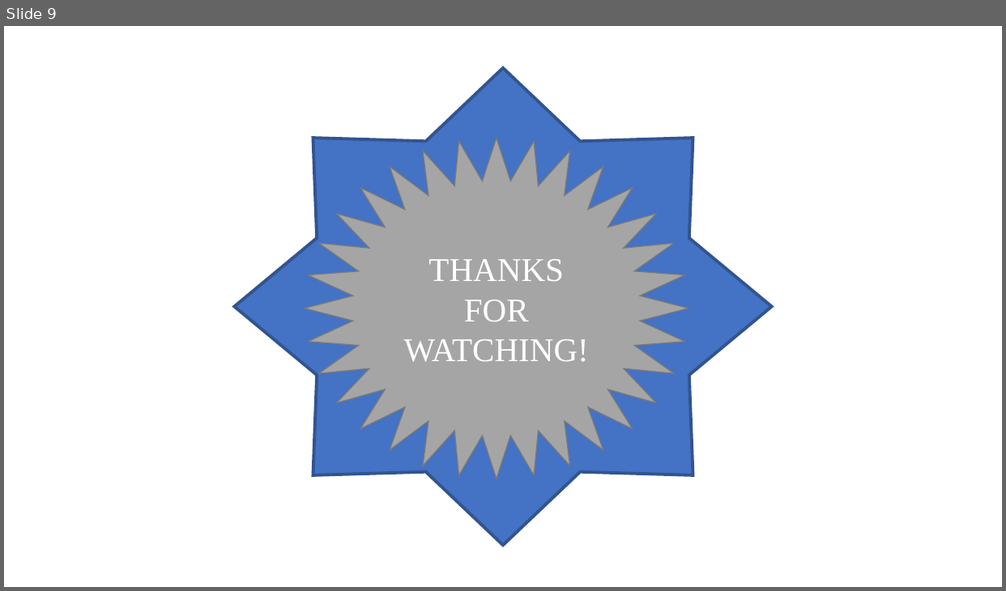
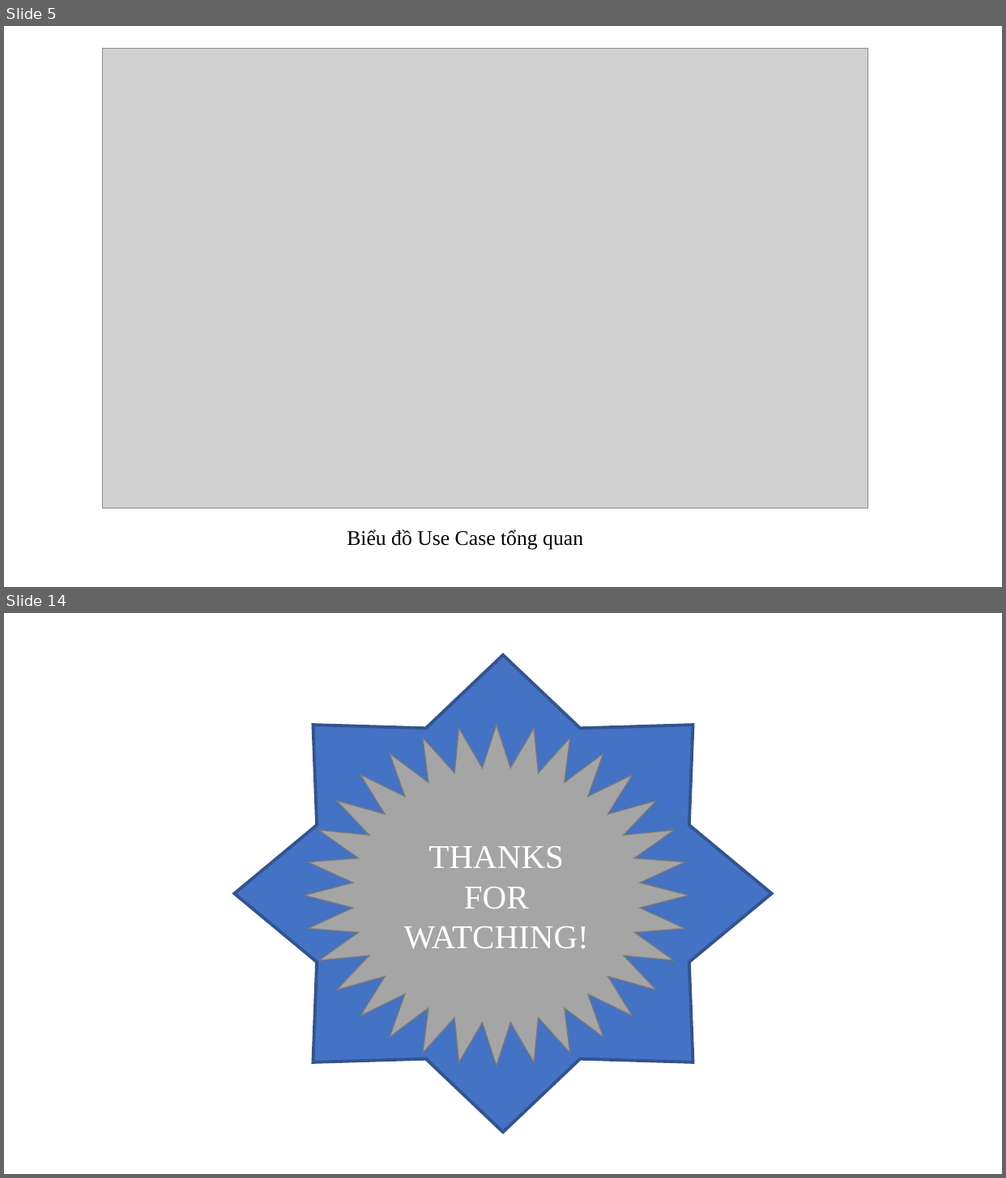
Before and after one commit to hieutran1997/delivery, a slide deck: documents/SlideReport.pptx. Shown one above the other, each under a label of ours: slide 9 before the commit, slides 5 and 14 after it; the slides between them are not shown. The pictures are 1006x591 and 1006x1178 pixels, drawn with LibreOffice and Linux fonts; fonts in the diff are those of the drawing; grey boxes stand for pictures; background and template pictures are left out. Boxes give left, top, right and bottom in pixels: in the first picture for what was removed or moved away, otherwise in the second. Text is boxed around its words. In the diff, an @@ line names an element or a change of style, - is before the commit and + after.

```diff
--- a/documents/SlideReport.pptx
+++ b/documents/SlideReport.pptx
@@ slide 5 added at (4, 26, 1002, 587), background picture (left out) @@
@@ picture added at (102, 49, 868, 508) @@
@@ text added at (347, 530, 583, 550), 20 pt, text #000000 @@
+Biểu đồ Use Case tổng quan
@@ what was slide 9 is now slide 14 @@
```
Also in this commit, not shown: 8 slides changed, 4 other slides added.
